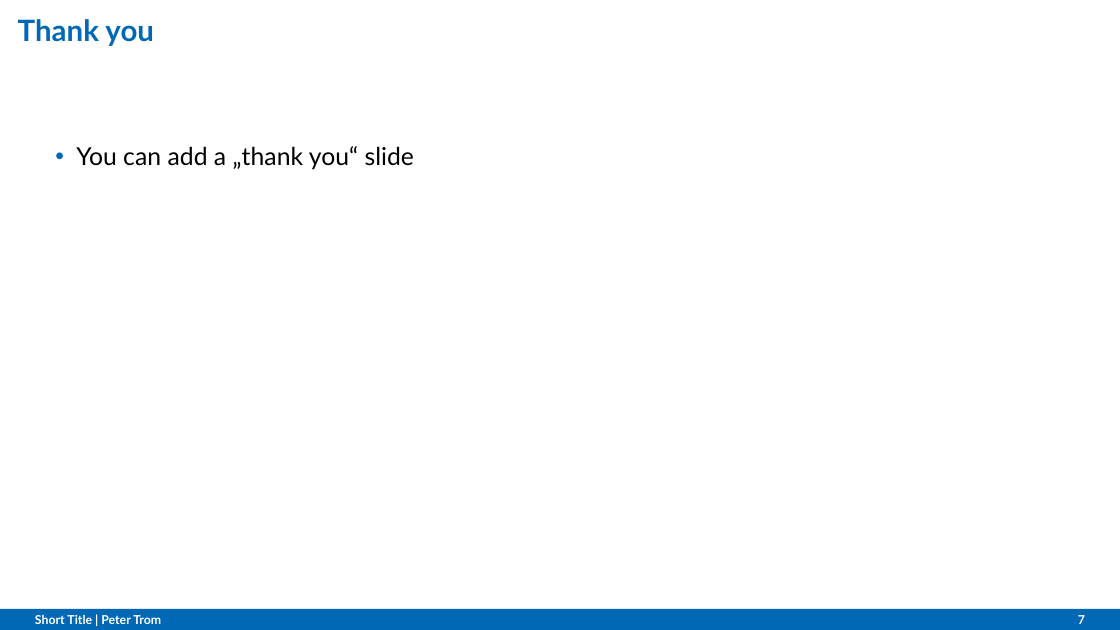
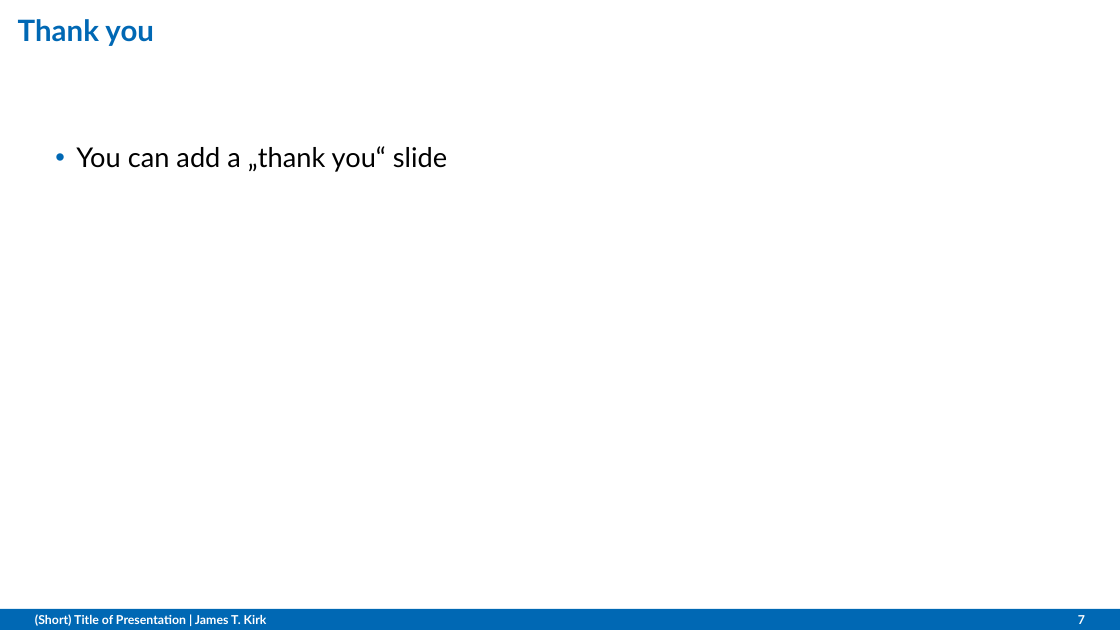
Before and after one commit to OVGU-AMS/Templates, a slide deck: slide 7 of Presentations/Powerpoint/Template.potx. Drawn at 1120x630 pixels with LibreOffice and Linux fonts; fonts in the diff are those of the drawing; background and template pictures are left out. Boxes give left, top, right and bottom in pixels: in the first picture for what was removed or moved away, otherwise in the second. Text is boxed around its words. In the diff, an @@ line names an element or a change of style, - is before the commit and + after.

```diff
--- a/Presentations/Powerpoint/Template.potx
+++ b/Presentations/Powerpoint/Template.potx
@@ text "You can add a „thank ..." at <box>76,146,447,172</box>: size 15.9 to 17.5 pt @@
@@ text at <box>35,614,267,626</box>: text changed @@
-Short Title | Peter Trom
+(Short) Title of Presentation | James T. Kirk
```
Also in this commit, not shown: 7 other slides changed, 3 other files.
